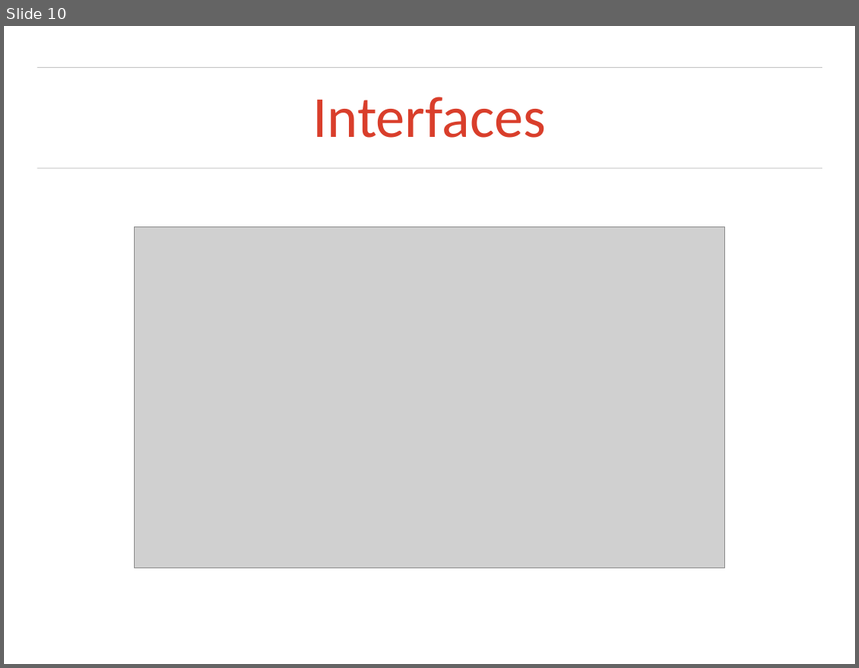
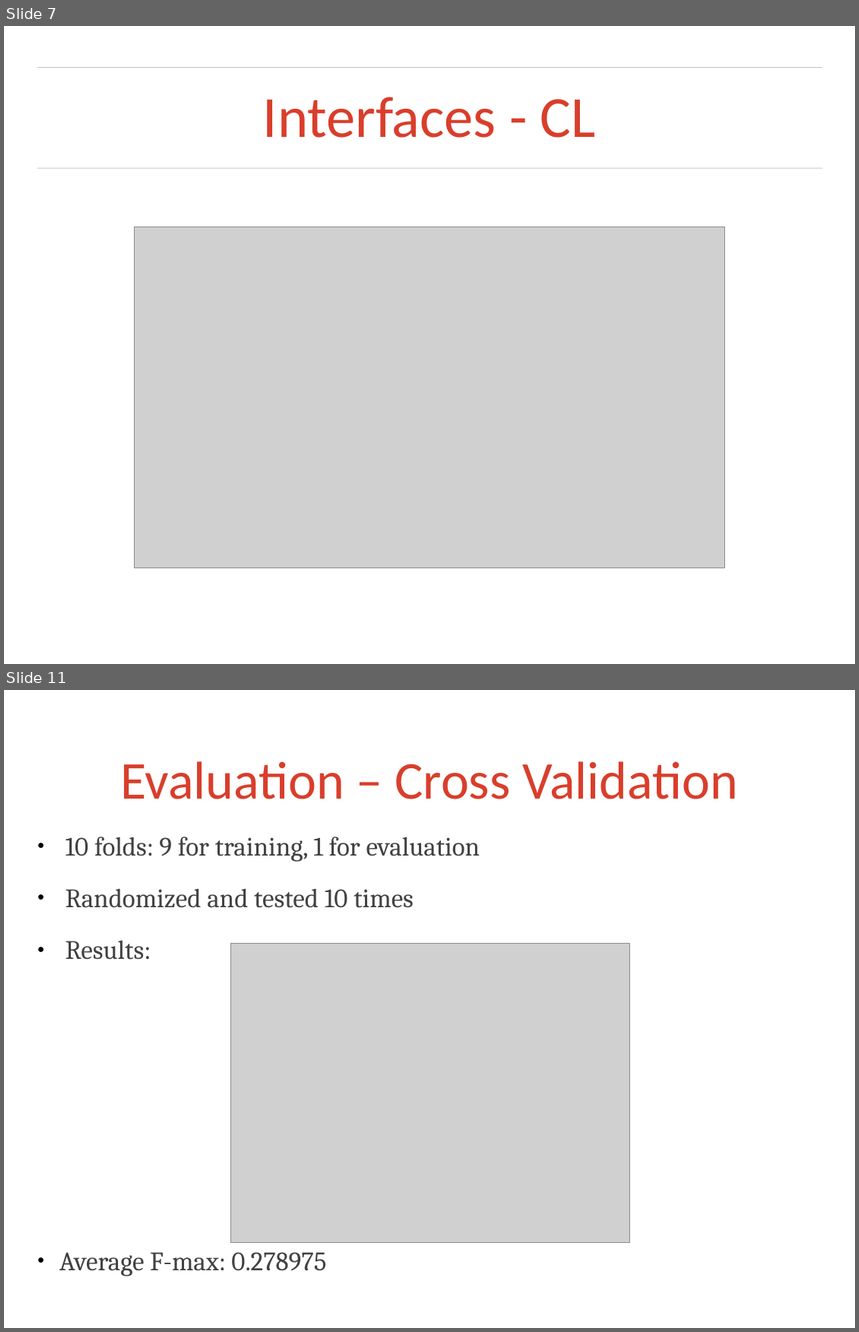
Before and after one commit to otarabai/pp2ex, a slide deck: presentations/2014.01.23/final_presentation.ppt. Shown one above the other, each under a label of ours: slide 10 before the commit, slides 7 and 11 after it; the slides between them are not shown. The pictures are 859x668 and 859x1332 pixels, drawn with LibreOffice and Linux fonts; fonts in the diff are those of the drawing; grey boxes stand for pictures; background and template pictures are left out. Boxes give left, top, right and bottom in pixels: in the first picture for what was removed or moved away, otherwise in the second. Text is boxed around its words. In the diff, an @@ line names an element or a change of style, - is before the commit and + after.

```diff
--- a/presentations/2014.01.23/final_presentation.ppt
+++ b/presentations/2014.01.23/final_presentation.ppt
@@ slide 11 added at <box>4,690,855,1328</box>, background picture (left out) @@
@@ title added at <box>120,761,739,799</box>, 64 pt, text #D93E2B @@
+Evaluation – Cross Validation
@@ text added at <box>59,837,481,1277</box>, 32 pt, text #414141 @@
+● 10 folds: 9 for training, 1 for evaluation
+● Randomized and tested 10 times
+● Results:
+● Average F-max: 0.278975
@@ picture added at <box>230,944,629,1243</box> @@
@@ what was slide 10 is now slide 7 @@
@@ slide 7 changed as well @@
@@ title at <box>263,97,596,138</box>: text changed @@
-Interfaces
+Interfaces - CL
```
Also in this commit, not shown: 5 other slides changed, 6 other slides added, 9 slides removed, 6 other files.
